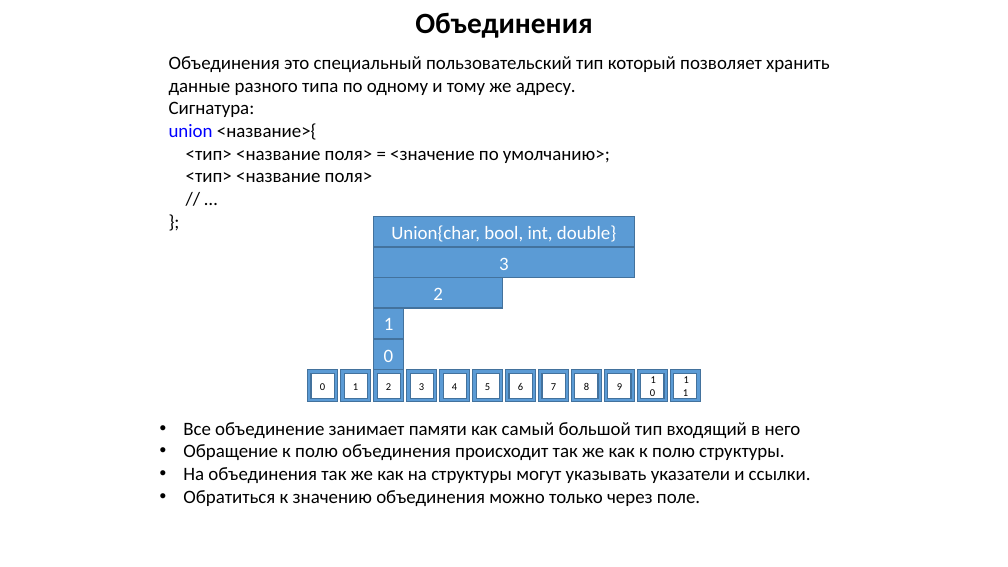
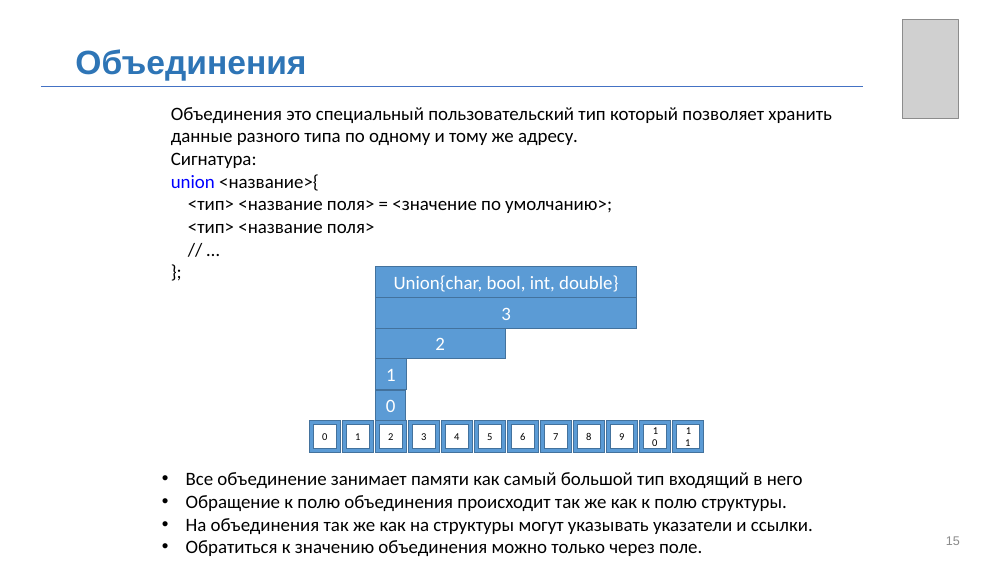
Before and after one commit to MUCTR-IKT-CPP/cpp_course, a slide deck: slide 15 of Лекции/2022/3/Пользовательские типы, структры, объединения.pptx (slide 14 before the commit). Drawn at 1008x567 pixels with LibreOffice and Linux fonts; fonts in the diff are those of the drawing; grey boxes stand for pictures; background and template pictures are left out. Boxes give left, top, right and bottom in pixels: in the first picture for what was removed or moved away, otherwise in the second. Text is boxed around its words. In the diff, an @@ line names an element or a change of style, - is before the commit and + after.

```diff
--- a/Лекции/2022/3/Пользовательские типы, структры, объединения.pptx
+++ b/Лекции/2022/3/Пользовательские типы, структры, объединения.pptx
@@ picture added at bbox=[902, 20, 958, 119] @@
@@ text "Объединения": place and size @@
-text "Объединения" at bbox=[415, 12, 592, 38]
+text "Объединения" at bbox=[75, 49, 306, 81]
@@ text "Объединения" at bbox=[75, 49, 306, 81]: size 28 to 32 pt, font Calibri to Arial, text colour #000000 to #2E75B6; alignment centre to left; vertical alignment top to middle @@
@@ line added from (41, 86) to (864, 86), #4472C4 0.5 pt @@
@@ 8 frames, 5 rectangles, 2 texts: place and size @@
-8 frames, 5 rectangles, 2 texts at bbox=[169, 56, 830, 506]
+8 frames, 5 rectangles, 2 texts at bbox=[171, 107, 832, 556]
@@ 4 frames: place and size @@
-4 frames at bbox=[340, 370, 668, 402]
+4 frames at bbox=[343, 420, 671, 453]
@@ page number added at bbox=[946, 536, 960, 545], 12 pt, text #8C8C8C @@
+15
```
Also in this commit, not shown: 19 other slides changed, 2 slides added, 1 slide removed, 5 other files.
